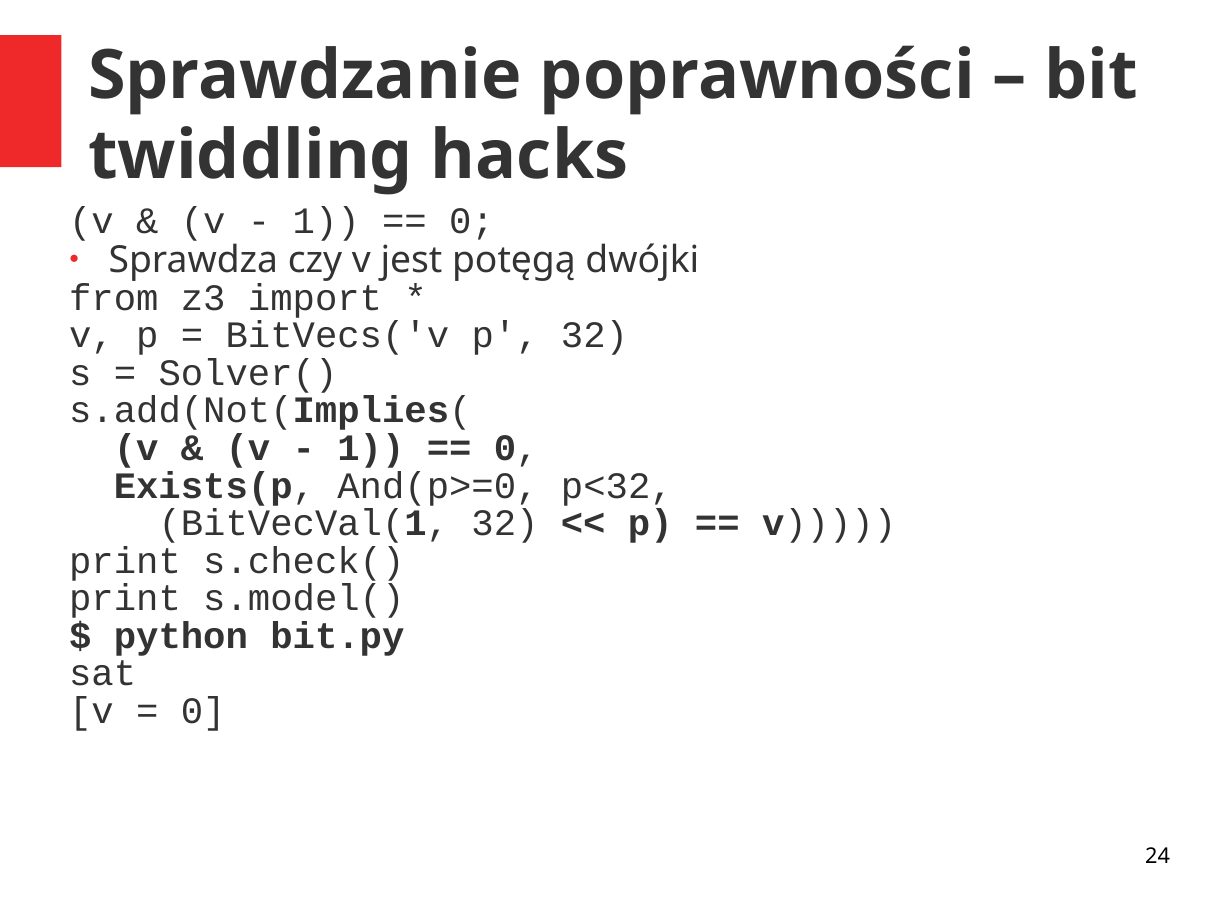
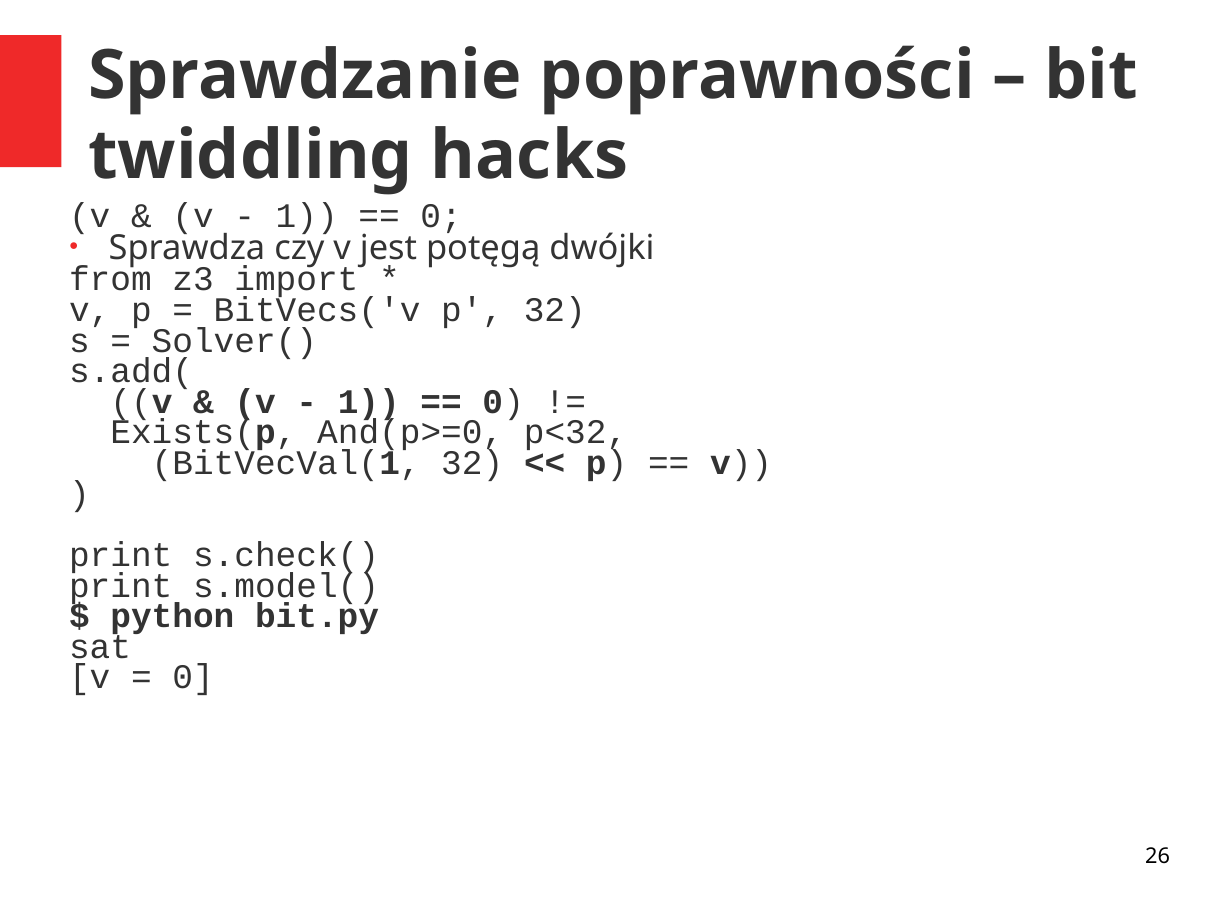
Before and after one commit to akrasuski1/presentation-z3, a slide deck: slide 26 of prez.ppt (slide 24 before the commit). Drawn at 1232x924 pixels with LibreOffice and Linux fonts; fonts in the diff are those of the drawing. Boxes give left, top, right and bottom in pixels: in the first picture for what was removed or moved away, otherwise in the second. Text is boxed around its words. In the diff, an @@ line names an element or a change of style, - is before the commit and + after.

```diff
--- a/prez.ppt
+++ b/prez.ppt
@@ text at [69, 202, 654, 695]: size 24 to 22.2 pt in "(v & (v - 1)) == 0;", "Sprawdza czy v jest potęgą dwójki", "from z3 import *", "v, p = BitVecs('v p', 32)" and 7 more places; bold off in "Exists(p,"; line spacing 0.84 to 0.74; line spacing 0.88 to 0.78 @@
@@ text at [69, 357, 524, 423]: text changed; size 24 to 22.2 pt; bold off @@
-s.add(Not(Implies(
-(v & (v - 1)) == 0,
+s.add(
+((v & (v - 1)) == 0) !=
@@ text at [152, 449, 772, 481]: text changed; size 24 to 22.2 pt @@
-(BitVecVal(1, 32) << p) == v)))))
+(BitVecVal(1, 32) << p) == v))
+)
@@ page number at [1145, 847, 1170, 864]: text changed @@
-24
+26
```
Also in this commit, not shown: 8 other slides changed, 2 slides added, 2 other files.
